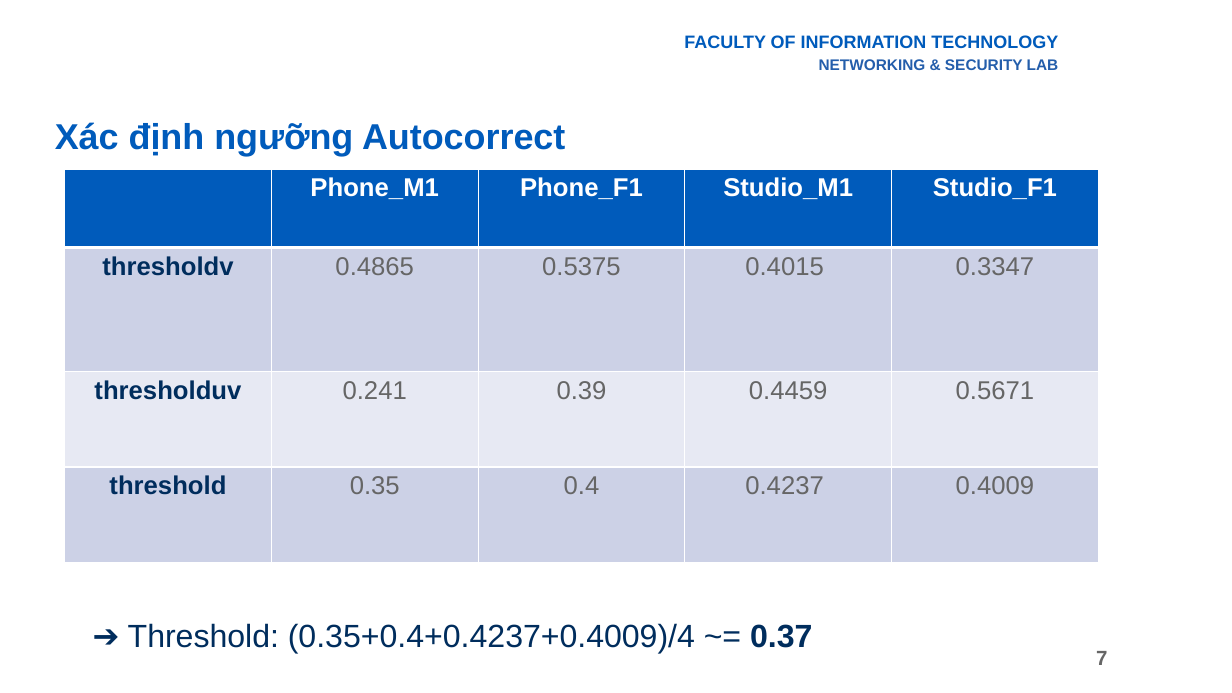
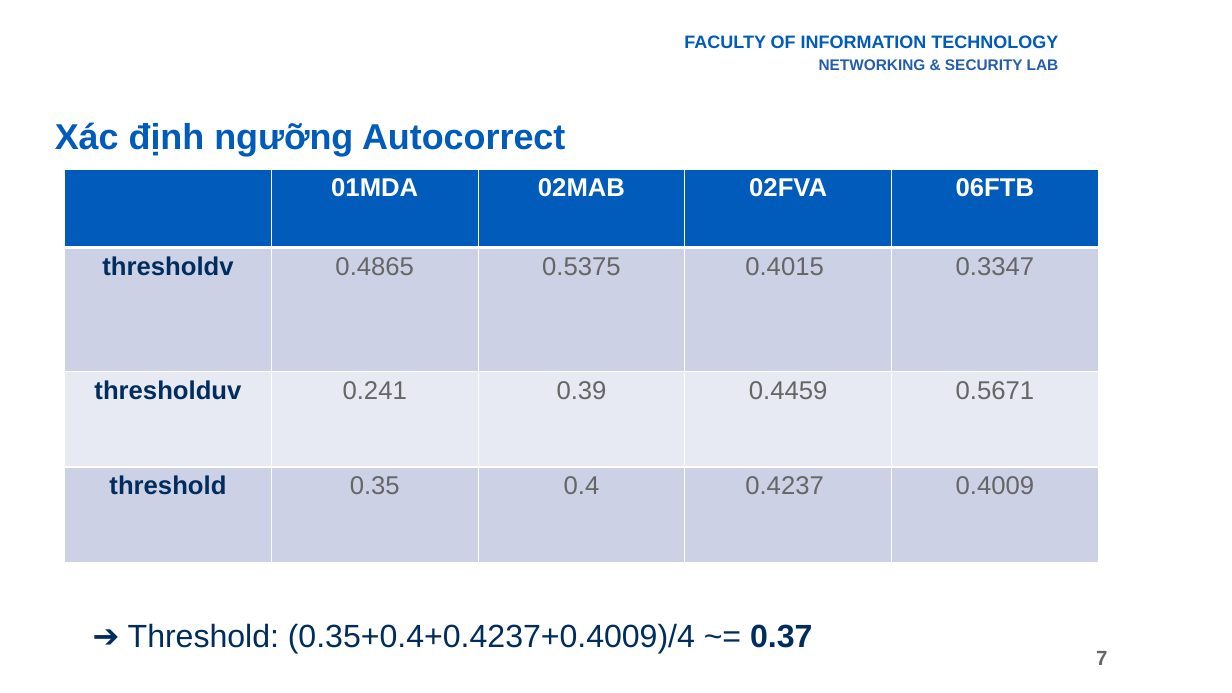
Before and after one commit to giabao2807/digital-signal-processing, a slide deck: slide 7 of endcourse/Final.pptx. Drawn at 1232x693 pixels with LibreOffice and Linux fonts; fonts in the diff are those of the drawing; background and template pictures are left out. Boxes give left, top, right and bottom in pixels: in the first picture for what was removed or moved away, otherwise in the second. Text is boxed around its words. In the diff, an @@ line names an element or a change of style, - is before the commit and + after.

```diff
--- a/endcourse/Final.pptx
+++ b/endcourse/Final.pptx
@@ table at (65, 169, 1100, 578) @@
-row 1:  | Phone_M1 | Phone_F1 | Studio_M1 | Studio_F1
+row 1:  | 01MDA | 02MAB | 02FVA | 06FTB
```
Also in this commit, not shown: 6 other slides changed, 3 other files.
